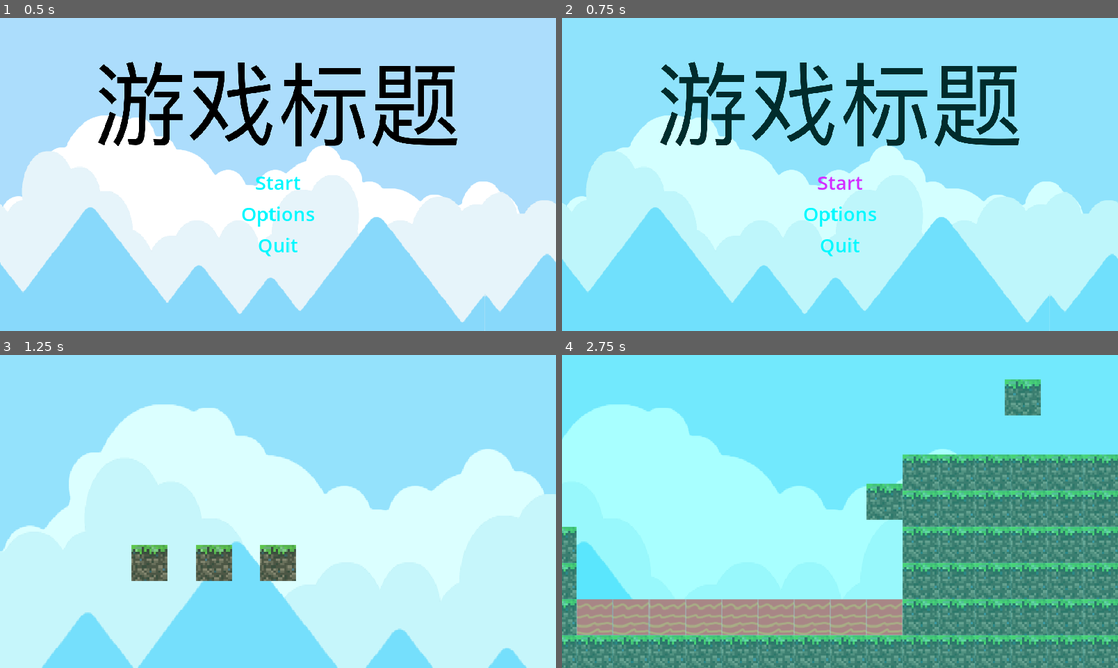
Above: before the commit, frames 1-4 (two rows, left to right).
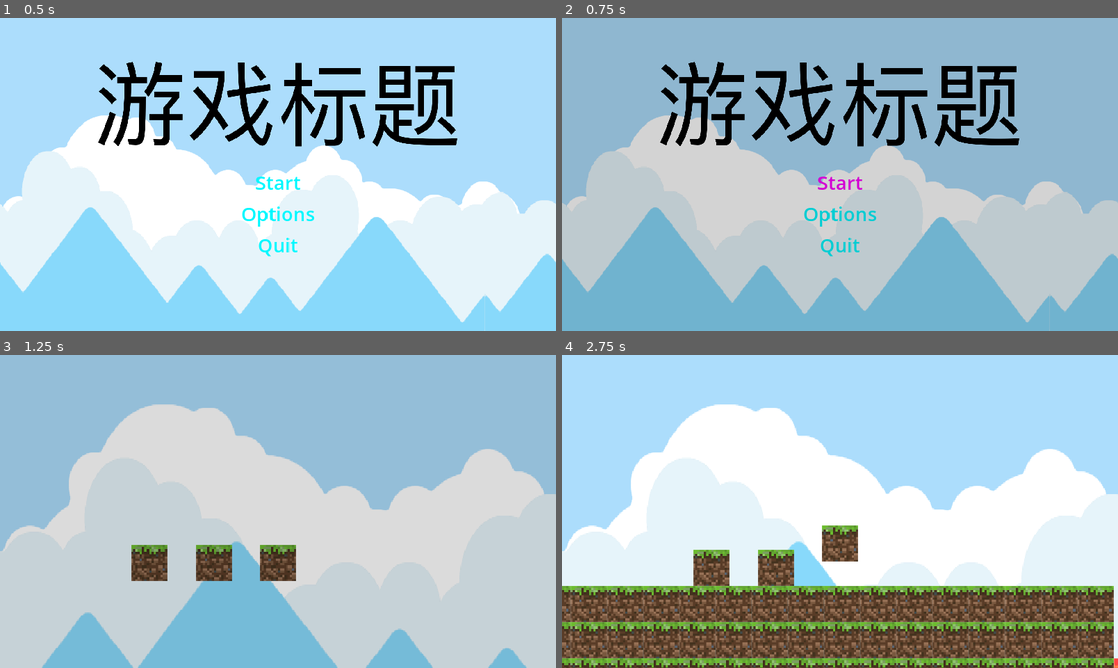
Above: after the commit, the same moments.

Repository: kevinwu06/gj-sacrifice
Game: Godot game, scene res://scenes/title_screen.tscn
Same seed, same stepped clock (60 frames per second), same inputs: the game is played once before the commit and once after it.
Inputs:
- Up to frame 1 (0.5 s): no input
- Up to frame 2 (0.75 s): click "Start" at 0.5 s
- Up to frame 3 (1.25 s): no input
- Up to frame 4 (2.75 s): tap Enter (ui_accept) at 1.25, 1.35 s; hold Right (ui_right) from 1.28 s (still down); tap Space (jump, bound only after the commit) at 1.52, 1.82, 2.27, 2.57 s; tap K (ui_hold) at 1.55, 2.1 s; tap L (ui_throw) at 2.3 s

Frame 1 is identical in both runs. In frame 2, 100% of the frame differs, in the area x 0-100%, y 0-100%; in frame 3, 100%; in frame 4, 100%.
Error after the commit: Trying to get a return value of a method that returns "void" (res://player/player.gd:43)

Commit message:
Player状态机、跳跃延迟时间

Diff:
--- /dev/null
+++ b/player/IDLE.gd
@@ -0,0 +1,20 @@
+extends State
+class_name PlayerIdle
+
+@onready var player: Player = $"../.."
+
+func enter():
+	pass
+
+func exit():
+	pass
+
+func update(delta:float):
+	var direction=Input.get_axis("move_left","move_right")
+	var is_still=is_zero_approx(direction)and is_zero_approx(player.velocity.x)
+
+	if not is_still:
+		Transitioned.emit(self,"move")
+
+func physics_update(delta:float):
+	player.move(player.gravity,delta)
--- /dev/null
+++ b/player/JUMP.gd
@@ -0,0 +1,18 @@
+extends State
+class_name PlayerJump
+
+@onready var player: Player = $"../.."
+
+func enter():
+	player.velocity.y=player.JUMP_VELOCITY
+	player.jump_request_timer.stop()
+
+func exit():
+	pass
+
+func update(delta:float):
+	if player.is_on_floor():
+		Transitioned.emit(self,"idle")
+
+func physics_update(delta:float):
+	player.move(player.gravity,delta)
--- /dev/null
+++ b/player/MOVE.gd
@@ -0,0 +1,20 @@
+extends State
+class_name PlayerMove
+
+@onready var player: Player = $"../.."
+
+func enter():
+	pass
+
+func exit():
+	pass
+
+func update(delta:float):
+	var direction=Input.get_axis("move_left","move_right")
+	var is_still=is_zero_approx(direction)and is_zero_approx(player.velocity.x)
+
+	if is_still:
+		Transitioned.emit(self,"idle")
+
+func physics_update(delta:float):
+	player.move(player.gravity,delta)
--- /dev/null
+++ b/player/player.gd
@@ -0,0 +1,68 @@
+class_name Player
+extends CharacterBody2D
+
+
+const RUN_SPEED = 300.0
+const JUMP_VELOCITY = -400.0
+const FLOOR_ACCELERATION=RUN_SPEED/0.05
+const AIR_ACCELERATION=RUN_SPEED/0.1
+
+# Get the gravity from the project settings to be synced with RigidBody nodes.
+var gravity: int = ProjectSettings.get_setting("physics/2d/default_gravity")
+@onready var graphics: Node2D = $Graphics
+@onready var jump_request_timer: Timer = $JumpRequestTimer
+@onready var state_machine: Node = $StateMachine
+
+var mate:Mate
+
+#检测输入
+func _unhandled_input(event: InputEvent) -> void:
+	if event.is_action_pressed("jump"):
+		jump_request_timer.start()
+
+	if event.is_action_released("jump"):
+		jump_request_timer.stop()
+		if velocity.y<JUMP_VELOCITY/2:
+			velocity.y=JUMP_VELOCITY/2
+
+func move(gravity:float,delta:float)->void:
+	#移动
+	var direction=Input.get_axis("move_left","move_right")
+	var acceleration=FLOOR_ACCELERATION if is_on_floor() else AIR_ACCELERATION
+	velocity.x=move_toward(velocity.x,direction*RUN_SPEED,acceleration*delta)
+	velocity.y+=gravity*delta
+	#方向切换
+	if not is_zero_approx(direction):
+		graphics.scale.x= -1 if direction<0 else +1
+	move_and_slide()
+
+func _process(delta:float):
+	var should_jump=is_on_floor() and jump_request_timer.time_left>0
+	if should_jump:
+		var current_state=state_machine.current_state
+		return current_state.Transitioned.emit(current_state,"jump")
+
+func _physics_process(delta: float) -> void:
+	if Input.is_action_just_pressed("ui_hold"):
+		#var mate1 = get_parent().get_node("Mate1")
+		if mate:
+			mate.holded()
+
+	if Input.is_action_just_pressed("ui_throw"):
+		#var mate1 = get_parent().get_node("Mate1")
+		if mate:
+			mate.throwed()
+
+
+func _on_area_2d_body_entered(body: Node2D) -> void:
+	print("body entered")
+	if mate:
+		return
+	if body is Mate:
+		print("body is mate")
+		mate=body
+
+func _on_area_2d_body_exited(body: Node2D) -> void:
+	print("body exited")
+	if body==mate:
+		mate=null
--- a/project.godot
+++ b/project.godot
@@ -77,6 +77,21 @@
 "events": [Object(InputEventKey,"resource_local_to_scene":false,"resource_name":"","device":-1,"window_id":0,"alt_press …(182 unchanged characters)…
 ]
 }
+move_left={
+"deadzone": 0.5,
+"events": [Object(InputEventKey,"resource_local_to_scene":false,"resource_name":"","device":-1,"window_id":0,"alt_pressed":false,"shift_pressed":false,"ctrl_pressed":false,"meta_pressed":false,"pressed":false,"keycode":0,"physical_keycode":65,"key_label":0,"unicode":97,"echo":false,"script":null)
+]
+}
+move_right={
+"deadzone": 0.5,
+"events": [Object(InputEventKey,"resource_local_to_scene":false,"resource_name":"","device":-1,"window_id":0,"alt_pressed":false,"shift_pressed":false,"ctrl_pressed":false,"meta_pressed":false,"pressed":false,"keycode":0,"physical_keycode":68,"key_label":0,"unicode":100,"echo":false,"script":null)
+]
+}
+jump={
+"deadzone": 0.5,
+"events": [Object(InputEventKey,"resource_local_to_scene":false,"resource_name":"","device":-1,"window_id":0,"alt_pressed":false,"shift_pressed":false,"ctrl_pressed":false,"meta_pressed":false,"pressed":false,"keycode":0,"physical_keycode":32,"key_label":0,"unicode":32,"echo":false,"script":null)
+]
+}
 
 [rendering]
 
--- a/scenes/globals.tscn
+++ b/scenes/globals.tscn
@@ -1,6 +1,21 @@
 [gd_scene load_steps=5 format=3 uid="uid://i6xx3813836l"]
 
 [ext_resource type="Script" path="res://scripts/globals.gd" id="1_mlryv"]
+
+[sub_resource type="Animation" id="Animation_4xjjj"]
+length = 0.001
+tracks/0/type = "value"
+tracks/0/imported = false
+tracks/0/enabled = true
+tracks/0/path = NodePath("CanvasLayer/ColorRect:color")
+tracks/0/interp = 1
+tracks/0/loop_wrap = true
+tracks/0/keys = {
+"times": PackedFloat32Array(0),
+"transitions": PackedFloat32Array(1),
+"update": 0,
+"values": [Color(0, 0, 0, 0)]
+}
 
 [sub_resource type="Animation" id="Animation_cq35x"]
 resource_name = "fade-in"
@@ -15,11 +30,8 @@
 "times": PackedFloat32Array(0, 0.4),
 "transitions": PackedFloat32Array(0.5, 0.5),
 "update": 0,
-"values": [Color(0, 1, 1, 1), Color(0, 1, 1, 0)]
+"values": [Color(0, 0, 0, 1), Color(0, 0, 0, 0)]
 }
-
-[sub_resource type="Animation" id="Animation_4xjjj"]
-length = 0.001
 
 [sub_resource type="AnimationLibrary" id="AnimationLibrary_ibgw4"]
 _data = {
@@ -42,7 +54,7 @@
 grow_vertical = 2
 mouse_filter = 2
 mouse_force_pass_scroll_events = false
-color = Color(0, 1, 1, 0)
+color = Color(0, 0, 0, 0)
 
 [node name="AnimationPlayer" type="AnimationPlayer" parent="."]
 libraries = {
--- a/scenes/player.tscn
+++ b/scenes/player.tscn
@@ -1,32 +1,55 @@
-[gd_scene load_steps=5 format=3 uid="uid://cru6v24tqmo18"]
+[gd_scene load_steps=9 format=3 uid="uid://cru6v24tqmo18"]
 
 [ext_resource type="Texture2D" uid="uid://c0l3afwdy41yu" path="res://assets/grass.png" id="1_kkwi6"]
-[ext_resource type="Script" path="res://scripts/player.gd" id="1_lejjv"]
-
-[sub_resource type="RectangleShape2D" id="RectangleShape2D_yy4sf"]
+[ext_resource type="Script" path="res://player/player.gd" id="1_lejjv"]
+[ext_resource type="Script" path="res://scripts/states/StateMachine.gd" id="3_2xq0r"]
+[ext_resource type="Script" path="res://player/IDLE.gd" id="4_cxsfh"]
+[ext_resource type="Script" path="res://player/MOVE.gd" id="5_e7pr2"]
+[ext_resource type="Script" path="res://player/JUMP.gd" id="6_4lmd8"]
 
 [sub_resource type="RectangleShape2D" id="RectangleShape2D_ua3xb"]
 size = Vector2(82, 50)
+
+[sub_resource type="RectangleShape2D" id="RectangleShape2D_yy4sf"]
 
 [node name="Player" type="CharacterBody2D"]
 collision_layer = 2
 script = ExtResource("1_lejjv")
 
-[node name="Sprite2D" type="Sprite2D" parent="."]
+[node name="Graphics" type="Node2D" parent="."]
+
+[node name="Sprite2D" type="Sprite2D" parent="Graphics"]
 position = Vector2(0, -25)
 texture = ExtResource("1_kkwi6")
+
+[node name="Area2D" type="Area2D" parent="Graphics"]
+collision_mask = 3
+
+[node name="CollisionShape2D" type="CollisionShape2D" parent="Graphics/Area2D"]
+position = Vector2(0, -25)
+shape = SubResource("RectangleShape2D_ua3xb")
 
 [node name="CollisionShape2D" type="CollisionShape2D" parent="."]
 position = Vector2(0, -25)
 scale = Vector2(2.5, 2.5)
 shape = SubResource("RectangleShape2D_yy4sf")
 
-[node name="Area2D" type="Area2D" parent="."]
-collision_mask = 3
+[node name="StateMachine" type="Node" parent="." node_paths=PackedStringArray("initial_state")]
+script = ExtResource("3_2xq0r")
+initial_state = NodePath("IDLE")
 
-[node name="CollisionShape2D" type="CollisionShape2D" parent="Area2D"]
-position = Vector2(0, -25)
-shape = SubResource("RectangleShape2D_ua3xb")
+[node name="IDLE" type="Node" parent="StateMachine"]
+script = ExtResource("4_cxsfh")
 
-[connection signal="body_entered" from="Area2D" to="." method="_on_area_2d_body_entered"]
-[connection signal="body_exited" from="Area2D" to="." method="_on_area_2d_body_exited"]
+[node name="MOVE" type="Node" parent="StateMachine"]
+script = ExtResource("5_e7pr2")
+
+[node name="JUMP" type="Node" parent="StateMachine"]
+script = ExtResource("6_4lmd8")
+
+[node name="JumpRequestTimer" type="Timer" parent="."]
+wait_time = 0.1
+one_shot = true
+
+[connection signal="body_entered" from="Graphics/Area2D" to="." method="_on_area_2d_body_entered"]
+[connection signal="body_exited" from="Graphics/Area2D" to="." method="_on_area_2d_body_exited"]
--- a/scenes/title_screen.tscn
+++ b/scenes/title_screen.tscn
@@ -4,6 +4,21 @@
 [ext_resource type="Texture2D" uid="uid://bb28mm3eeycfl" path="res://assets/ui/title.png" id="1_f6u87"]
 [ext_resource type="Script" path="res://scripts/title_screen.gd" id="1_tqkw5"]
 [ext_resource type="Theme" uid="uid://dp26c5va0fey5" path="res://assets/ui/main_theme.tres" id="2_qiaxc"]
+
+[sub_resource type="Animation" id="Animation_rdsgx"]
+length = 0.001
+tracks/0/type = "value"
+tracks/0/imported = false
+tracks/0/enabled = true
+tracks/0/path = NodePath("MainMenu:position")
+tracks/0/interp = 1
+tracks/0/loop_wrap = true
+tracks/0/keys = {
+"times": PackedFloat32Array(0),
+"transitions": PackedFloat32Array(1),
+"update": 0,
+"values": [Vector2(500, 313)]
+}
 
 [sub_resource type="Animation" id="Animation_xsbve"]
 resource_name = "show-options"
@@ -43,21 +58,6 @@
 "transitions": PackedFloat32Array(-2, -2),
 "update": 0,
 "values": [Vector2(500, 313), Vector2(-170, 313)]
-}
-
-[sub_resource type="Animation" id="Animation_rdsgx"]
-length = 0.001
-tracks/0/type = "value"
-tracks/0/imported = false
-tracks/0/enabled = true
-tracks/0/path = NodePath("MainMenu:position")
-tracks/0/interp = 1
-tracks/0/loop_wrap = true
-tracks/0/keys = {
-"times": PackedFloat32Array(0),
-"transitions": PackedFloat32Array(1),
-"update": 0,
-"values": [Vector2(500, 313)]
 }
 
 [sub_resource type="AnimationLibrary" id="AnimationLibrary_cuvl5"]
--- a/scripts/endpoint.gd
+++ b/scripts/endpoint.gd
@@ -1,4 +1,5 @@
 extends Area2D
 
 func _on_body_entered(body: Node2D) -> void:
-	print("Victory!")
+	if get_parent().name=="Map1":
+		Globals.go_to_world("res://scenes/title_screen.tscn")
--- a/scripts/player.gd
+++ /dev/null
@@ -1,52 +0,0 @@
-class_name Player
-extends CharacterBody2D
-
-
-const SPEED = 300.0
-const JUMP_VELOCITY = -400.0
-
-# Get the gravity from the project settings to be synced with RigidBody nodes.
-var gravity: int = ProjectSettings.get_setting("physics/2d/default_gravity")
-
-var mate:Mate
-
-func _physics_process(delta: float) -> void:
-	# Add the gravity.
-	if not is_on_floor():
-		velocity.y += gravity * delta
-
-	# Handle jump.
-	if Input.is_action_just_pressed("ui_accept") and is_on_floor():
-		velocity.y = JUMP_VELOCITY
-
-	if Input.is_action_just_pressed("ui_hold"):
-		#var mate1 = get_parent().get_node("Mate1")
-		if mate:
-			mate.holded()
-
-	if Input.is_action_just_pressed("ui_throw"):
-		#var mate1 = get_parent().get_node("Mate1")
-		if mate:
-			mate.throwed()
-
-	var direction := Input.get_axis("ui_left", "ui_right")
-	if direction:
-		velocity.x = direction * SPEED
-	else:
-		velocity.x = move_toward(velocity.x, 0, SPEED)
-
-	move_and_slide()
-
-
-func _on_area_2d_body_entered(body: Node2D) -> void:
-	print("body entered")
-	if mate:
-		return
-	if body is Mate:
-		print("body is mate")
-		mate=body
-
-func _on_area_2d_body_exited(body: Node2D) -> void:
-	print("body exited")
-	if body==mate:
-		mate=null
--- a/scripts/states/StateMachine.gd
+++ b/scripts/states/StateMachine.gd
@@ -24,6 +24,12 @@
 		current_state.physics_update(delta)
 
 func on_child_transition(state,new_state_name):
+	print("[%s]%s=>%s" % [
+		Engine.get_physics_frames(),
+		state.name,
+		new_state_name.to_upper(),
+	])
+
 	if state!=current_state:
 		return
 
Not shown, added: export_presets.cfg
